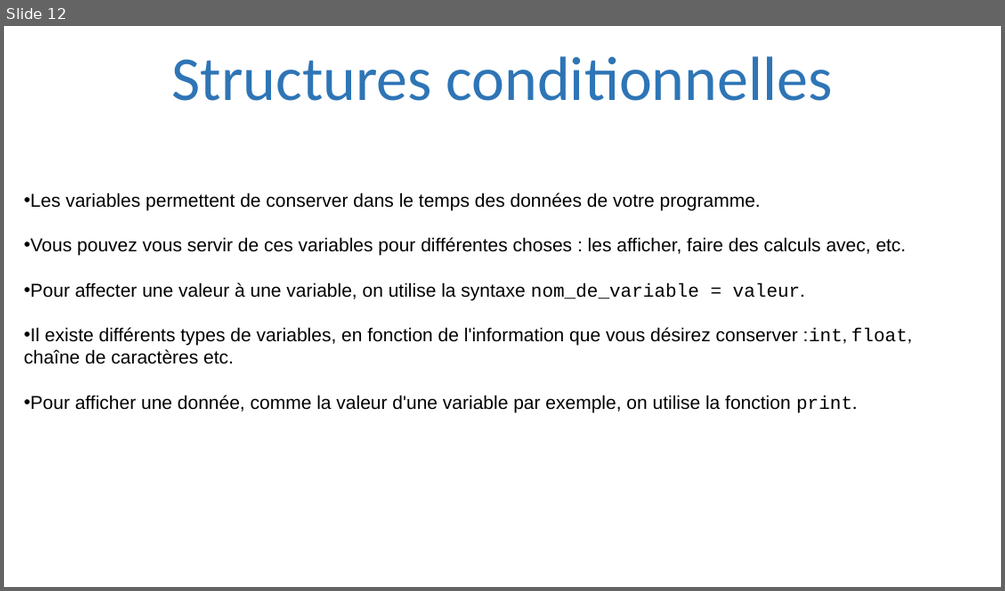
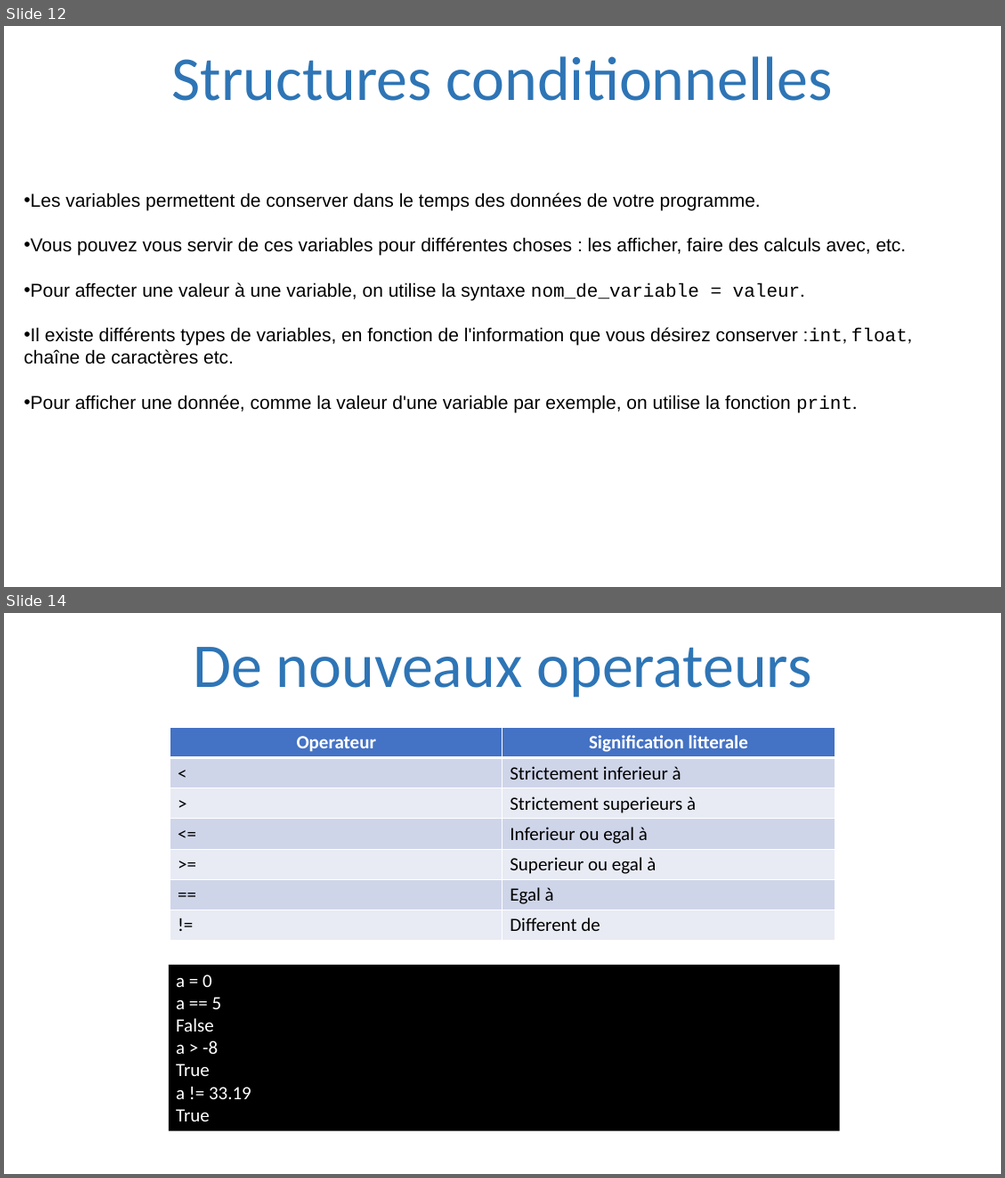
Before and after one commit to julienPalleau/PythonDoc, a slide deck: Python-resume.pptx. Shown one above the other, each under a label of ours: slide 12 before the commit, slides 12 and 14 after it; the slides between them are not shown. The pictures are 1005x591 and 1005x1178 pixels, drawn with LibreOffice and Linux fonts; fonts in the diff are those of the drawing. Boxes give left, top, right and bottom in pixels: in the first picture for what was removed or moved away, otherwise in the second. Text is boxed around its words. In the diff, an @@ line names an element or a change of style, - is before the commit and + after.

```diff
--- a/Python-resume.pptx
+++ b/Python-resume.pptx
@@ slide 14 added at [4, 613, 1001, 1174], background #FFFFFF @@
@@ title added at [193, 647, 811, 698], 60 pt, text #2E75B6 @@
+De nouveaux operateurs
@@ table added at [170, 728, 834, 940], 7 rows, 2 columns @@
+Operateur | Signification litterale
+< | Strictement inferieur à
+> | Strictement superieurs à
+<= | Inferieur ou egal à
+>= | Superieur ou egal à
+== | Egal à
+!= | Different de
@@ rectangle added at [169, 965, 840, 1130], fill #000000, 18 pt, text #FFFFFF @@
+a = 0
+a == 5
+False
+a > -8
+True
+a != 33.19
+True
```
Also in this commit, not shown: 1 slide changed, 18 other slides added.
